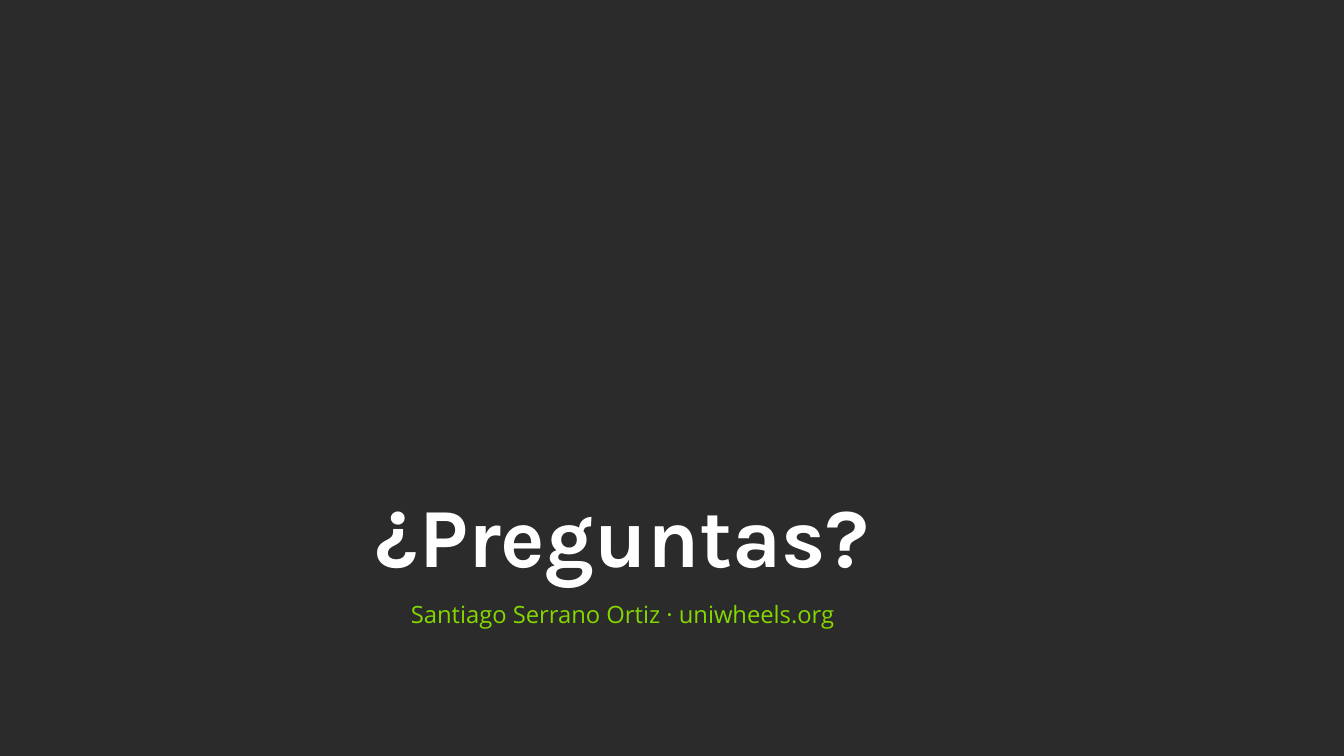
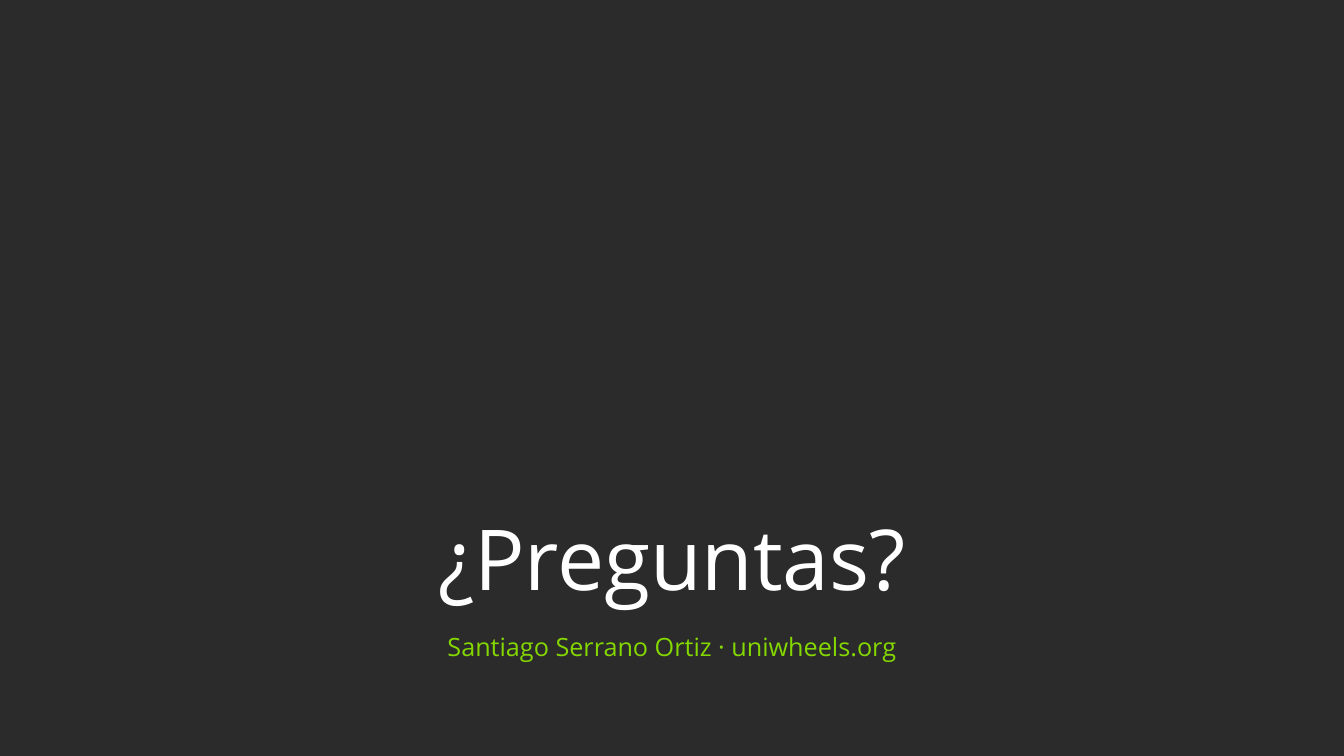
Before and after one commit to Santiago-Serrano2004/UniWheels, a slide deck: slide 15 of tesis/presentacion/UniWheels_Semana_Ingenieria_2026.pptx. Drawn at 1344x756 pixels with LibreOffice and Linux fonts; fonts in the diff are those of the drawing; background and template pictures are left out; a plain dark background stands for a picture behind light text. Boxes give left, top, right and bottom in pixels: in the first picture for what was removed or moved away, otherwise in the second. Text is boxed around its words. In the diff, an @@ line names an element or a change of style, - is before the commit and + after.

```diff
--- a/tesis/presentacion/UniWheels_Semana_Ingenieria_2026.pptx
+++ b/tesis/presentacion/UniWheels_Semana_Ingenieria_2026.pptx
@@ text "¿Preguntas?": place and size @@
-text "¿Preguntas?" at [376, 511, 869, 587]
+text "¿Preguntas?" at [438, 529, 906, 610]
@@ text "¿Preguntas?" at [438, 529, 906, 610]: font Karla to Open Sans, bold off; line spacing 1 to 0.9; vertical alignment middle to top @@
@@ text "Santiago Serrano Ortiz · uniwheels.org": place and size @@
-text "Santiago Serrano Ortiz · uniwheels.org" at [411, 605, 834, 629]
+text "Santiago Serrano Ortiz · uniwheels.org" at [447, 637, 896, 662]
@@ text "Santiago Serrano Ortiz · uniwheels.org" at [447, 637, 896, 662]: size 34 to 36 pt; line spacing 1 to 0.9 @@
```
Also in this commit, not shown: 13 other slides changed, 4 slides added, 4 slides removed, 19 other files.
